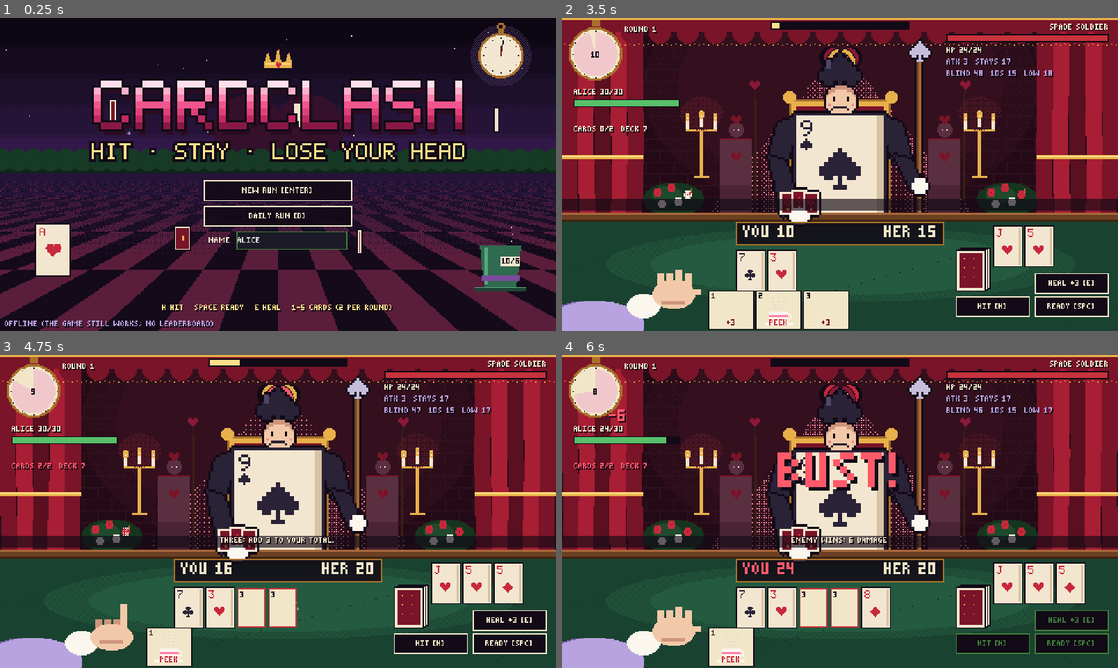
Above: before the commit, frames 1-4 (two rows, left to right).
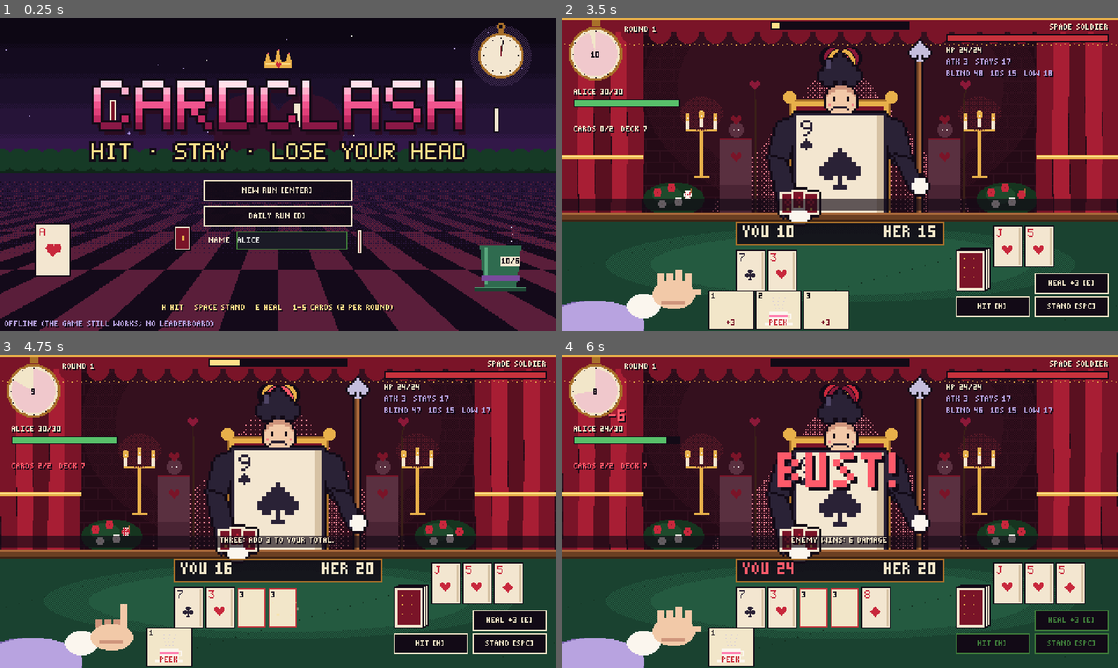
Above: after the commit, the same moments.

Repository: Arvin-17/CardClash
Game: Godot game, scene res://scenes/main_menu.tscn
Two runs of this game, one before a commit and one after it. Both use one fixed random seed, a clock stepped at 60 frames per second and the inputs below.
Inputs (mouse positions are in pixels of both pictures, inside the frame that each line leads up to):
- Up to frame 1 (0.25 s): no input
- Up to frame 2 (3.5 s): click "NEW RUN [ENTER]" at 0.5 s; click "NEW RUN [ENTER]" at 1.25 s; tap Space at 2, 2.1, 2.27, 2.57 s; move the mouse to (962, 158) at 2.02 s; hold D 2.03-2.75 s; click "FIGHT [ENTER]" at 2.75 s
- Up to frame 3 (4.75 s): click "1" at 3.5 s; click "2" at 4.25 s
- Up to frame 4 (6 s): click "HIT [H]" at 5 s; click "READY [SPC]" (after the commit: "STAND [SPC]") at 5.75 s

The runs differ from the first frame. In frame 1, 0.3% of the frame differs, in the area x 39-71%, y 91-94%; in frame 2, less than 0.1%; in frame 3, less than 0.1%; in frame 4, less than 0.1%.

Commit message:
Rename the READY button to STAND
The bottom-right buttons read HIT and STAND [SPC]; messages say STAND
ON n and TIME! STAND ON n, and the menu hint says SPACE STAND. Same
behavior: standing ends the round at once.

Diff:
--- a/game/scripts/battle/battle_controller.gd
+++ b/game/scripts/battle/battle_controller.gd
@@ -8,7 +8,7 @@
 ##               SURPRISE
 ##
 ## Rounds are real-time inside a short window (round.seconds) but resolve in fixed steps,
-## so they stay fair and testable. READY ends the round at once (the enemy finishes its
+## so they stay fair and testable. STAND ends the round at once (the enemy finishes its
 ## turn instantly), and so does a super bust (30+). Logic changes state first, then emits on Events. The UI only
 ## calls hit()/stay()/play() and listens; it never changes game state itself.
 
@@ -100,13 +100,13 @@
 	if not can_act():
 		return
 	battle.player_stay()
-	Events.message.emit("READY ON %d." % battle.player.total(battle.target))
-	# READY ends the round now: the enemy plays out the rest of its turn instantly.
+	Events.message.emit("STAND ON %d." % battle.player.total(battle.target))
+	# STAND ends the round now: the enemy plays out the rest of its turn instantly.
 	battle.finish_enemy_turn()
 	_check_round_end()
 
 
-## Hand cards work whenever a round is live (even after Ready or mid-attack). BattleState
+## Hand cards work whenever a round is live (even mid-attack). BattleState
 ## enforces the per-round limit.
 func play(index: int, choice: Dictionary = {}) -> bool:
 	if not round_live() or not battle.play_card(index, choice):
@@ -136,18 +136,18 @@
 	return battle != null and (state == State.ROUND_ACTIVE or state == State.SURPRISE)
 
 
-## Ready: any time the round is live until you've readied (busting doesn't end your turn).
+## Stand: any time the round is live until you've stood (busting doesn't end your turn).
 func can_act() -> bool:
 	return round_live() and not battle.player.stayed
 
 
-## Hit: like Ready, but not while you're over 21.
+## Hit: like Stand, but not while you're over 21.
 func can_hit() -> bool:
 	return can_act() and not battle.player.is_bust(battle.target)
 
 
 ## Every phase change goes out on Events, so the UI never sits on a stale screen
-## (e.g. the hand and READY button after a surprise attack's pause).
+## (e.g. the hand and STAND button after a surprise attack's pause).
 func _set_state(next: State) -> void:
 	if state == next:
 		return
@@ -206,7 +206,7 @@
 	if state != State.ROUND_ACTIVE:
 		return
 	if not battle.player.stayed:
-		Events.message.emit("TIME! READY ON %d." % battle.player.total(battle.target))
+		Events.message.emit("TIME! STAND ON %d." % battle.player.total(battle.target))
 	battle.force_stay()
 	_check_round_end()
 
--- a/game/scripts/core/battle_state.gd
+++ b/game/scripts/core/battle_state.gd
@@ -174,7 +174,7 @@
 	return card
 
 
-## Ready (the guide's "stay"): you're done drawing this round. Hand cards can still be played
+## Stand (the guide's "stay"): you're done drawing this round. Hand cards can still be played
 ## (within the per-round limit) until the round ends, and surprise attacks can still hit you.
 func player_stay() -> void:
 	player.stayed = true
@@ -356,7 +356,7 @@
 	return both_done() or player_super_bust()
 
 
-## Ready ends the round at once: the enemy plays out the rest of its turn instantly.
+## Stand ends the round at once: the enemy plays out the rest of its turn instantly.
 func finish_enemy_turn() -> void:
 	var guard := 0
 	while not enemy.stayed and guard < 20:
--- a/game/scripts/ui/battle_ui.gd
+++ b/game/scripts/ui/battle_ui.gd
@@ -179,7 +179,7 @@
 	_hand_row.add_theme_constant_override("separation", 1)
 	add_child(_hand_row)
 	_hit = _button(Vector2(340, 240), "HIT [H]", controller.hit)
-	_stay = _button(Vector2(408, 240), "READY [SPC]", controller.stay)
+	_stay = _button(Vector2(408, 240), "STAND [SPC]", controller.stay)
 	_heal = _button(Vector2(408, 220), "HEAL +%d [E]" % int(GameData.rule("player.heal_action", 3)), _request_heal)
 
 	# HUD, top-left: pocket-watch timer, round, Alice's HP; then flags, plays, peek.
--- a/game/scripts/ui/main_menu.gd
+++ b/game/scripts/ui/main_menu.gd
@@ -42,7 +42,7 @@
 	_name.text_submitted.connect(func(_t: String) -> void: _name.release_focus())
 	add_child(_name)
 
-	_center(Palette.shadow_label("H HIT   SPACE READY   E HEAL   1-5 CARDS (2 PER ROUND)", Palette.GOLD_HI), 246)
+	_center(Palette.shadow_label("H HIT   SPACE STAND   E HEAL   1-5 CARDS (2 PER ROUND)", Palette.GOLD_HI), 246)
 	_status = Palette.shadow_label("CHECKING SERVER...", Palette.LAVENDER)
 	_status.position = Vector2(4, 260)
 	add_child(_status)
